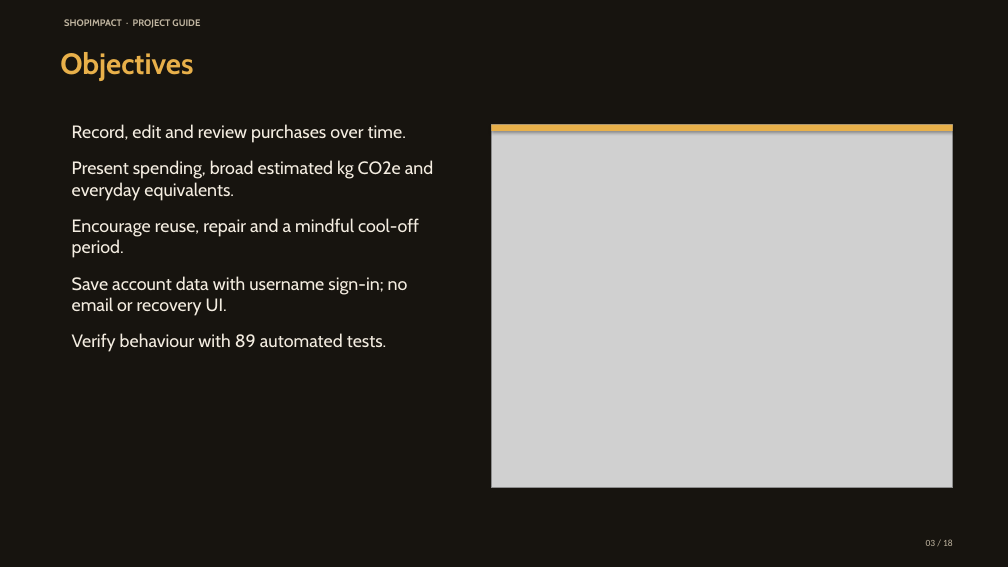
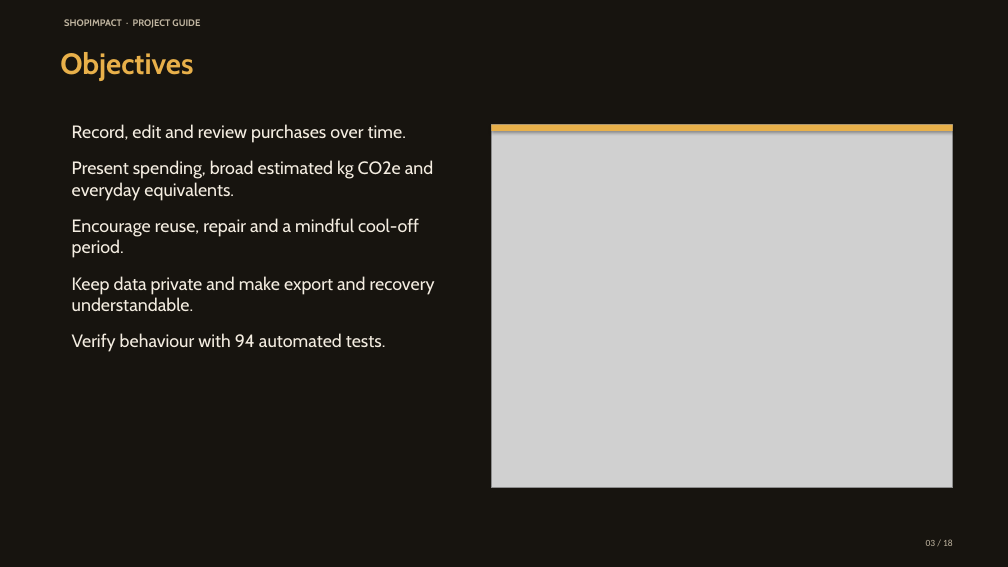
Before and after one commit to kavin-beep/IDAI102_1000527_ShopImpactAI_Kavin-K, a slide deck: slide 3 of output/presentation/ShopImpact_Vibrant_Deck.pptx. Drawn at 1008x567 pixels with LibreOffice and Linux fonts; fonts in the diff are those of the drawing; grey boxes stand for pictures. Boxes give left, top, right and bottom in pixels: in the first picture for what was removed or moved away, otherwise in the second. Text is boxed around its words. In the diff, an @@ line names an element or a change of style, - is before the commit and + after.

```diff
--- a/output/presentation/ShopImpact_Vibrant_Deck.pptx
+++ b/output/presentation/ShopImpact_Vibrant_Deck.pptx
@@ text at bbox=[72, 276, 435, 352]: text changed @@
-Save account data with username sign-in; no email or recovery UI.
-Verify behaviour with 89 automated tests.
+Keep data private and make export and recovery understandable.
+Verify behaviour with 94 automated tests.
```
Also in this commit, not shown: 9 other slides changed, 27 other files.
